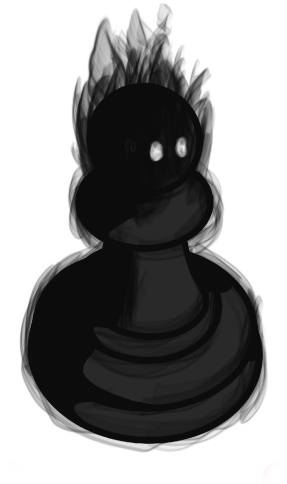
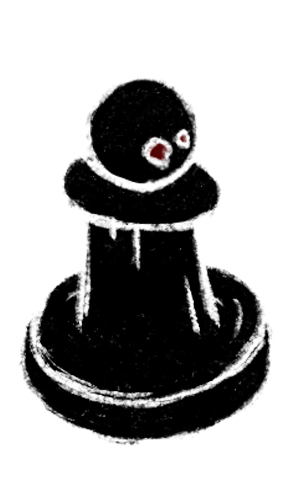
Revision of a layered 287px x 484px image; what changed, layer by layer:
added layer "Layer 14 Kopie" above "Layer 14" over [76, 68, 208, 194]
added layer "Layer 14" above "Layer 13 Kopie" over [76, 68, 208, 194]
added layer "Layer 13 Kopie" above "Layer 13" over [61, 145, 225, 233]
added layer "Layer 13" above "Layer 12 Kopie 2" over [61, 145, 225, 233]
added layer "Layer 12 Kopie 2" above "Layer 12" over [74, 188, 222, 337]
added layer "Layer 12" (1st of 2) above "Layer 12 Kopie" over [74, 188, 222, 337]
added layer "Layer 12 Kopie" above "Layer 12" over [27, 253, 270, 409]
added layer "Layer 12" (2nd of 2) above "Layer 10 Kopie" over [27, 253, 270, 409]
added layer "Layer 10 Kopie" above "Layer 10" over [18, 268, 273, 452]
added layer "Layer 10" above "Ebene 1 Kopie" over [18, 268, 273, 452]
hid "Ebene 1 Kopie" over [6, 3, 284, 484]
